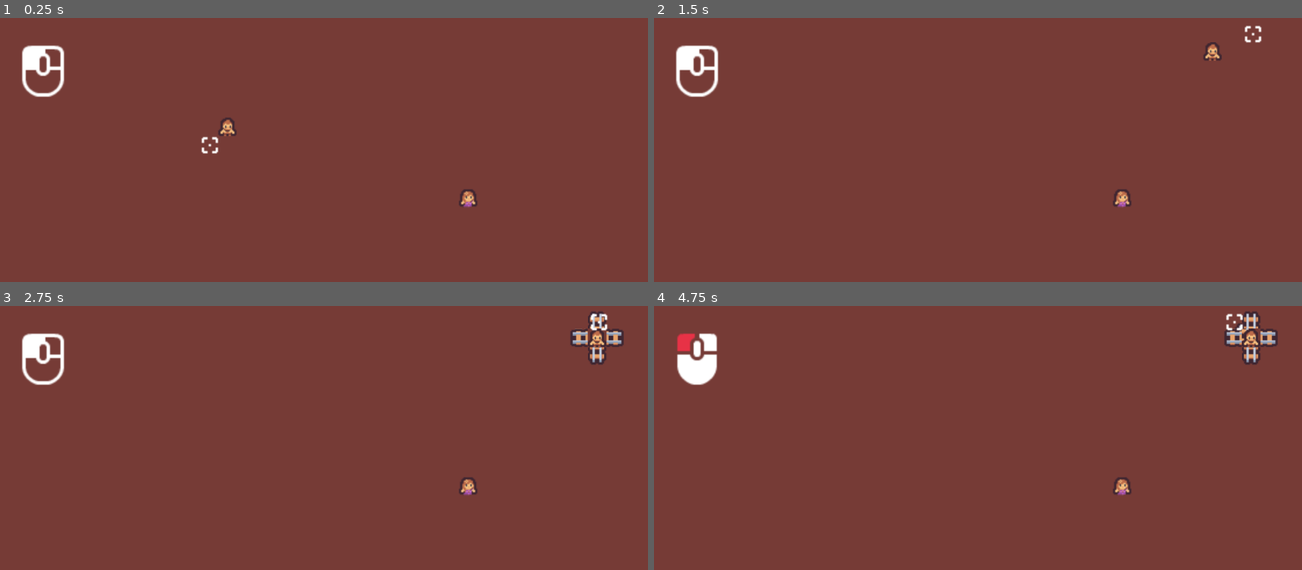
Above: before the commit, frames 1-4 (two rows, left to right).
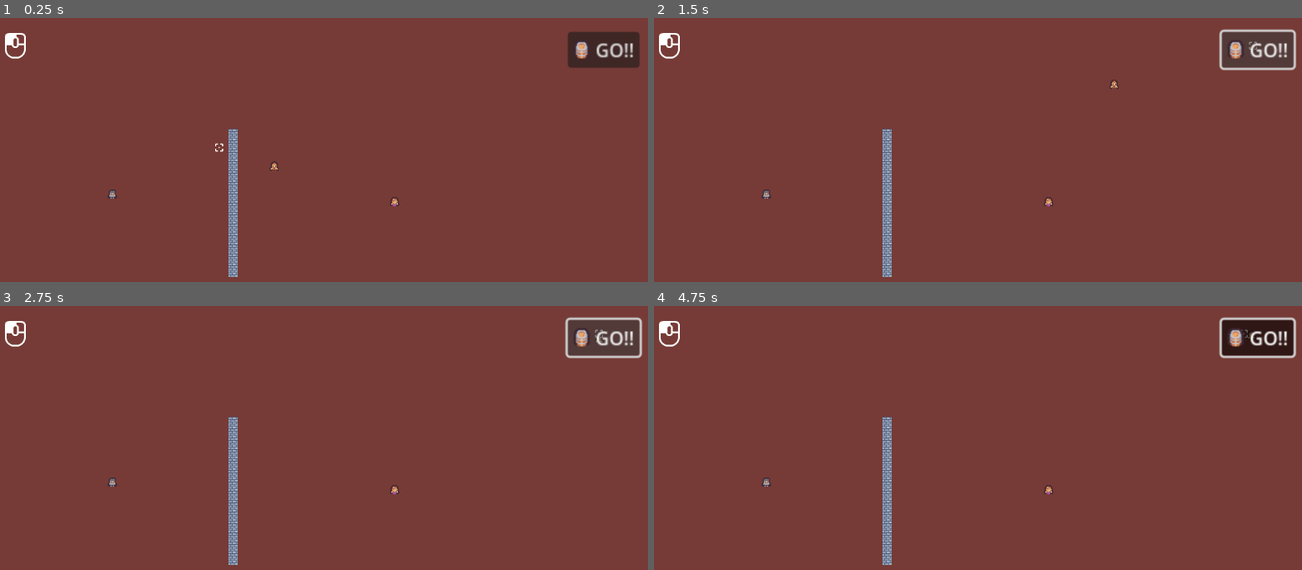
Above: after the commit, the same moments.

Repository: E-unahya/KennyJamConnection
Game: Godot game, scene res://game.tscn
Same seed, same stepped clock (60 frames per second), same inputs: the game is played once before the commit and once after it. The project has no main scene, so this scene is started directly.
Inputs (mouse positions are in pixels of both pictures, inside the frame that each line leads up to):
- Up to frame 1 (0.25 s): no input
- Up to frame 2 (1.5 s): click (1256, 49) at 0.5 s, where only the run after the commit has a clickable "GO!!"; click (1256, 49) at 1.25 s, where only the run after the commit has a clickable "GO!!"
- Up to frame 3 (2.75 s): click (602, 337) at 2 s, where only the run after the commit has a clickable "GO!!"
- Up to frame 4 (4.75 s): move the mouse to (1250, 337) at 2.77 s; press the mouse at (1250, 337) at 2.78 s; right-click (1250, 337) at 3.05 s; move the mouse to (1250, 319) at 3.52 s; release the mouse at (1250, 319) at 3.53 s; right-click (1250, 319) at 3.6 s; click (1250, 319) at 3.8 s; move the mouse to (1250, 337) at 4.27 s; press the mouse at (1250, 337) at 4.28 s; right-click (1250, 337) at 4.55 s

The runs differ from the first frame. In frame 1, 3.6% of the frame differs, in the area x 0-99%, y 5-99%; in frame 2, 3.9%; in frame 3, 3.6%; in frame 4, 4.1%, in the area x 0-100%, y 1-99%.
Error after the commit: Invalid access of index '0' on a base object of type: 'Array[Vector2i]'. (res://game.gd:219)

Commit message:
レールつないでゴールまでたどり着くように変更

Diff:
--- a/NPC.gd
+++ b/NPC.gd
@@ -1 +1,7 @@
 extends CharacterBody2D
+
+signal clear
+
+func _on_area_2d_body_entered(body):
+	if body.name == "Present":
+		clear.emit()
--- a/Present.gd
+++ b/Present.gd
@@ -1,3 +1,15 @@
 extends Path2D
 
 @onready var path_follow_2d : PathFollow2D = $PathFollow2D
+var go : bool
+
+func _ready():
+	go = false
+
+func _process(delta):
+	if go:
+		path_follow_2d.progress_ratio += path_follow_2d.get_progress() + delta * 0.2
+
+
+func _go():
+	go = true
--- a/Present.tscn
+++ b/Present.tscn
@@ -1,11 +1,27 @@
-[gd_scene load_steps=9 format=3 uid="uid://dybm4q1hh8rj4"]
+[gd_scene load_steps=12 format=3 uid="uid://dybm4q1hh8rj4"]
 
 [ext_resource type="Script" path="res://Present.gd" id="1_7mx6u"]
 [ext_resource type="Texture2D" uid="uid://ro3tgfnnyc6u" path="res://tilemap.png" id="2_tqkoa"]
 
 [sub_resource type="Curve2D" id="Curve2D_0wau8"]
+_data = {
+"points": PackedVector2Array(0, 0, 0, 0, 0, 0, 0, 0, 0, 0, 31, 42, 0, 0, 0, 0, 96, -9, 0, 0, 0, 0, 100, 51)
+}
+point_count = 4
 
 [sub_resource type="CircleShape2D" id="CircleShape2D_26ynw"]
+
+[sub_resource type="AtlasTexture" id="AtlasTexture_k4klj"]
+atlas = ExtResource("2_tqkoa")
+region = Rect2(119, 119, 16, 16)
+
+[sub_resource type="AtlasTexture" id="AtlasTexture_76whf"]
+atlas = ExtResource("2_tqkoa")
+region = Rect2(102, 119, 16, 16)
+
+[sub_resource type="AtlasTexture" id="AtlasTexture_j7uid"]
+atlas = ExtResource("2_tqkoa")
+region = Rect2(85, 119, 16, 16)
 
 [sub_resource type="AtlasTexture" id="AtlasTexture_htihg"]
 atlas = ExtResource("2_tqkoa")
@@ -21,6 +37,20 @@
 
 [sub_resource type="SpriteFrames" id="SpriteFrames_tpyma"]
 animations = [{
+"frames": [{
+"duration": 1.0,
+"texture": SubResource("AtlasTexture_k4klj")
+}, {
+"duration": 1.0,
+"texture": SubResource("AtlasTexture_76whf")
+}, {
+"duration": 1.0,
+"texture": SubResource("AtlasTexture_j7uid")
+}],
+"loop": false,
+"name": &"Close",
+"speed": 5.0
+}, {
 "frames": [{
 "duration": 1.0,
 "texture": SubResource("AtlasTexture_htihg")
@@ -41,14 +71,18 @@
 script = ExtResource("1_7mx6u")
 
 [node name="PathFollow2D" type="PathFollow2D" parent="."]
+position = Vector2(100, 51)
+progress = 194.954
+rotates = false
+loop = false
 
-[node name="PresentArea" type="Area2D" parent="PathFollow2D"]
+[node name="Present" type="CharacterBody2D" parent="PathFollow2D"]
 
-[node name="CollisionShape2D" type="CollisionShape2D" parent="PathFollow2D/PresentArea"]
+[node name="CollisionShape2D" type="CollisionShape2D" parent="PathFollow2D/Present"]
 shape = SubResource("CircleShape2D_26ynw")
 
-[node name="AnimatedSprite" type="AnimatedSprite2D" parent="PathFollow2D/PresentArea"]
+[node name="AnimatedSprite" type="AnimatedSprite2D" parent="PathFollow2D/Present"]
 sprite_frames = SubResource("SpriteFrames_tpyma")
-animation = &"Open"
+animation = &"Close"
 frame = 2
 frame_progress = 1.0
--- /dev/null
+++ b/UI.tscn
@@ -0,0 +1,29 @@
+[gd_scene load_steps=3 format=3 uid="uid://bexvs5730jpli"]
+
+[ext_resource type="Texture2D" uid="uid://ro3tgfnnyc6u" path="res://tilemap.png" id="1_6ju0u"]
+
+[sub_resource type="AtlasTexture" id="AtlasTexture_v628f"]
+atlas = ExtResource("1_6ju0u")
+region = Rect2(170, 102, 16, 16)
+
+[node name="Ui" type="Control"]
+layout_mode = 3
+anchors_preset = 15
+anchor_right = 1.0
+anchor_bottom = 1.0
+grow_horizontal = 2
+grow_vertical = 2
+
+[node name="Button" type="Button" parent="."]
+layout_mode = 1
+anchors_preset = 1
+anchor_left = 1.0
+anchor_right = 1.0
+offset_left = -150.0
+offset_top = 24.0
+offset_right = -88.0
+offset_bottom = 55.0
+grow_horizontal = 0
+scale = Vector2(2, 2)
+text = "GO!!"
+icon = SubResource("AtlasTexture_v628f")
--- a/game.gd
+++ b/game.gd
@@ -9,6 +9,11 @@
 
 @onready var target = $Target
 
+# スタートの人
+@onready var start_man = $StartMan
+
+# ゴールの人
+@onready var goal = $Goal
 
 ## プレイヤーがマウスの中に入ったことを知らせる
 var player_mouse_entered : bool
@@ -99,22 +104,43 @@
 		Vector2i(7,5) : Vector2i(9, 6),
 		Vector2i(9,6) : Vector2i(9, 6),
 		Vector2i(8,5) : Vector2i(11, 6),
-		Vector2i(7,6) : Vector2i(10, 7),
+		Vector2i(11, 6):Vector2i(11, 6),
+		Vector2i(7,6) : Vector2i(10, 5),
 		Vector2i(8,6) : Vector2i(10, 5),
-		Vector2i(10, 7) : Vector2i(10, 7),
 		Vector2i(10, 5) : Vector2i(10, 5)
 	}
-	var info_array = []
+	var rail_address = {}
 	## もし何かレールの情報を取得したときに適切なレールを設置したいなぁ
 	for t in tile_info.keys():
 		if tile_info[t] != Vector2i(-1, -1):
-			info_array.append(tile_info[t])
+			rail_address[t] = tile_info[t]
 		if tile_info[t] == choice_rail or tile_info[t] == kore[choice_rail]:
 			# タイルインフォで取得した情報を何とかして
 			var tile_info02 = get_tile_info(tile_pos + t)
 			# デバッグ用のメソッド
-			check_tile_info(tile_info02)
+			# check_tile_info(tile_info02)
 			choice_rail = kore[tile_info[t]]
+	print(rail_address)
+	## 上にレールがあるならこれ、左にレールがあるならそれ！
+	## 右にレールがあるなら()、左にレールがあるなら()といった感じに進めたい
+	## 上になんかあったら
+	## 正直何とかしたいコード、誰か助けて
+	if rail_address.has(Vector2i.UP):
+		if rail_address[Vector2i.UP] == Vector2i(7,5) or rail_address[Vector2i.UP] == Vector2i(9,6):
+			if rail_address.has(Vector2i.LEFT):
+				if rail_address[Vector2i.LEFT] == Vector2i(7,6) or rail_address[Vector2i.LEFT] == Vector2i(10,5):
+					choice_rail = Vector2i(11, 7)
+			if rail_address.has(Vector2i.RIGHT):
+				if rail_address[Vector2i.RIGHT] == Vector2i(8,6) or rail_address[Vector2i.RIGHT] == Vector2i(8,6):
+					choice_rail = Vector2i(9,7)
+	if rail_address.has(Vector2i.DOWN):
+		if rail_address[Vector2i.DOWN] == Vector2i(8, 5) or rail_address[Vector2i.DOWN] == Vector2i(9, 6):
+			if rail_address.has(Vector2i.LEFT):
+				if rail_address[Vector2i.LEFT] == Vector2i(7,6) or rail_address[Vector2i.LEFT] == Vector2i(10,5) or rail_address[Vector2i.LEFT] == Vector2i(9,6):
+					choice_rail = Vector2i(11, 5)
+			if rail_address.has(Vector2i.RIGHT):
+				if rail_address[Vector2i.RIGHT] == Vector2i(8,6) or rail_address[Vector2i.RIGHT] == Vector2i(10, 5) or rail_address[Vector2i.RIGHT] == Vector2i(9,6):
+					choice_rail = Vector2i(9,5)
 	tile_map.set_cell(1, tile_pos , 0, choice_rail)
 	set_tile_data = Vector2i(-1, -1)
 	mouse_animation.play("LeftClick")
@@ -126,10 +152,14 @@
 		Vector2i.DOWN : tile_map.get_cell_atlas_coords(1, tile_pos + Vector2i.DOWN),
 		Vector2i.RIGHT: tile_map.get_cell_atlas_coords(1, tile_pos + Vector2i.RIGHT),
 		Vector2i.LEFT: tile_map.get_cell_atlas_coords(1, tile_pos + Vector2i.LEFT),
-		# "UPLEFT":tile_map.get_cell_atlas_coords(1, tile_pos + Vector2i.UP + Vector2i.LEFT),
-		# "UPRIGHT":tile_map.get_cell_atlas_coords(1, tile_pos + Vector2i.UP + Vector2i.RIGHT),
-		# "DOWNLEFT":tile_map.get_cell_atlas_coords(1, tile_pos + Vector2i.DOWN + Vector2i.LEFT),
-		# "DOWNRIGHT":tile_map.get_cell_atlas_coords(1, tile_pos + Vector2i.DOWN + Vector2i.RIGHT)
+		# UPLEFT
+		Vector2i(-1, -1):tile_map.get_cell_atlas_coords(1, tile_pos + Vector2i.UP + Vector2i.LEFT),
+		# UPRIGHT
+		Vector2i(1, -1):tile_map.get_cell_atlas_coords(1, tile_pos + Vector2i.UP + Vector2i.RIGHT),
+		# DOWNLEFT
+		Vector2i(-1, 1):tile_map.get_cell_atlas_coords(1, tile_pos + Vector2i.DOWN + Vector2i.LEFT),
+		# DOWNRIGHT
+		Vector2i(1, 1):tile_map.get_cell_atlas_coords(1, tile_pos + Vector2i.DOWN + Vector2i.RIGHT)
 	}
 	return tile_info
 
@@ -144,6 +174,14 @@
 				print("左:" + str(tile_info[t2]))
 			Vector2i.RIGHT:
 				print("右:" + str(tile_info[t2]))
+			Vector2i(-1, -1):
+				print("上左:" + str(tile_info[t2]))
+			Vector2i(1, -1):
+				print("上右:" + str(tile_info[t2]))
+			Vector2i(-1, 1):
+				print("下左:" + str(tile_info[t2]))
+			Vector2i(1, 1):
+				print("下右:" + str(tile_info[t2]))
 
 func _on_player_mouse_entered():
 	player_mouse_entered = true
@@ -167,3 +205,24 @@
 	tween_finished = true
 	for r in rails.get_children():
 		r.get_child(0).set_process_unhandled_input(true)
+
+func _on_button_pressed():
+	var present = preload("res://Present.tscn").instantiate()
+	var start = start_man.position
+	var goal = goal.position
+	var curve = Curve2D.new()
+	curve.bake_interval = 2.0
+	## スタートを追加する。
+	curve.add_point(start)
+	## レールの位置を取得した物
+	var rail_address_array = tile_map.get_used_cells(1)
+	if rail_address_array[0] * 16 == start:
+		return
+	## レールの位置に沿って宝箱が移動できるようにしたい。
+	for r in rail_address_array:
+		## タイルが隣接しているもの同士でなければ追加されないように変更する。
+		curve.add_point(r * 16)
+	## タイルが隣接していなければゴールへいけないようにしたい。
+	present.curve = curve
+	add_child(present)
+	present.go = true
--- a/game.tscn
+++ b/game.tscn
@@ -9,6 +9,7 @@
 [ext_resource type="Texture2D" uid="uid://b66iyh8aygomm" path="res://mouse_left_outline.png" id="7_kyurx"]
 [ext_resource type="Texture2D" uid="uid://d230j8rpe27dl" path="res://mouse_right.png" id="8_8w3c6"]
 [ext_resource type="Texture2D" uid="uid://bf7b6x22ww2ob" path="res://mouse_right_outline.png" id="9_nlkav"]
+[ext_resource type="PackedScene" uid="uid://bexvs5730jpli" path="res://UI.tscn" id="10_jcr8e"]
 
 [sub_resource type="AtlasTexture" id="AtlasTexture_c14qb"]
 atlas = ExtResource("1_22bat")
@@ -58,6 +59,13 @@
 "speed": 5.0
 }]
 
+[sub_resource type="RectangleShape2D" id="RectangleShape2D_ufg7y"]
+size = Vector2(16, 16)
+
+[sub_resource type="AtlasTexture" id="AtlasTexture_75aav"]
+atlas = ExtResource("1_22bat")
+region = Rect2(17, 136, 17, 16)
+
 [node name="Stage" type="Node2D"]
 script = ExtResource("1_h8248")
 
@@ -68,6 +76,8 @@
 layer_0/tile_data = PackedInt32Array(-655373, 0, 0, -589837, 0, 0, -524301, 0, 0, -458765, 0, 0, -393229, 0, 0, -327693 …(81319 unchanged characters)…
 layer_1/name = "Rail"
 layer_1/tile_data = PackedInt32Array()
+layer_2/name = "Wall"
+layer_2/tile_data = PackedInt32Array(786458, 262144, 3, 851994, 262144, 3, 917530, 262144, 3, 983066, 262144, 3, 1048602, 262144, 3, 1114138, 262144, 3, 1179674, 262144, 3, 1245210, 262144, 3, 1310746, 262144, 3, 1376282, 262144, 3, 1441818, 262144, 3, 1507354, 262144, 3, 1572890, 262144, 3, 1638426, 262144, 3, 1703962, 262144, 3, 1769498, 262144, 3)
 
 [node name="Player" parent="." instance=ExtResource("2_4xii4")]
 position = Vector2(584, 302)
@@ -110,23 +120,37 @@
 [node name="CollisionShape2D" type="CollisionShape2D" parent="Player/Rails/RailLeft/Area2D"]
 shape = SubResource("RectangleShape2D_2dkaf")
 
-[node name="NPC" parent="." instance=ExtResource("3_01yk5")]
+[node name="Goal" parent="." instance=ExtResource("3_01yk5")]
 position = Vector2(703, 318)
 
 [node name="Target" type="Sprite2D" parent="."]
 texture = SubResource("AtlasTexture_xp71a")
 
+[node name="Ui" parent="." instance=ExtResource("10_jcr8e")]
+offset_left = 1152.0
+offset_right = 1152.0
+
 [node name="Camera2D" type="Camera2D" parent="."]
 offset = Vector2(576, 324)
-zoom = Vector2(2, 2)
 
 [node name="MouseAnimation" type="AnimatedSprite2D" parent="Camera2D"]
-position = Vector2(336, 208)
+position = Vector2(48, 48)
 sprite_frames = SubResource("SpriteFrames_wovbr")
 animation = &"RightClick"
-frame_progress = 0.891085
+frame_progress = 0.815103
+
+[node name="StartMan" type="CharacterBody2D" parent="."]
+position = Vector2(216, 304)
+
+[node name="CollisionShape2D" type="CollisionShape2D" parent="StartMan"]
+shape = SubResource("RectangleShape2D_ufg7y")
+
+[node name="Sprite2D" type="Sprite2D" parent="StartMan"]
+texture = SubResource("AtlasTexture_75aav")
 
 [connection signal="mouse_entered" from="Player/PlayerMouseArea" to="." method="_on_player_mouse_entered"]
 [connection signal="mouse_exited" from="Player/PlayerMouseArea" to="." method="_on_player_mouse_exited"]
+[connection signal="pressed" from="Ui/Button" to="." method="_on_button_pressed"]
 
 [editable path="Player"]
+[editable path="Ui"]
--- a/npc.tscn
+++ b/npc.tscn
@@ -11,7 +11,7 @@
 region = Rect2(51, 137, 16, 16)
 
 [sub_resource type="CircleShape2D" id="CircleShape2D_8w3ge"]
-radius = 32.0
+radius = 16.0
 
 [node name="NPC" type="CharacterBody2D"]
 script = ExtResource("1_t7cee")
@@ -26,3 +26,5 @@
 
 [node name="CollisionShape2D" type="CollisionShape2D" parent="Area2D"]
 shape = SubResource("CircleShape2D_8w3ge")
+
+[connection signal="body_entered" from="Area2D" to="." method="_on_area_2d_body_entered"]
Not shown: 1 places in game.tscn that only renumber resources
